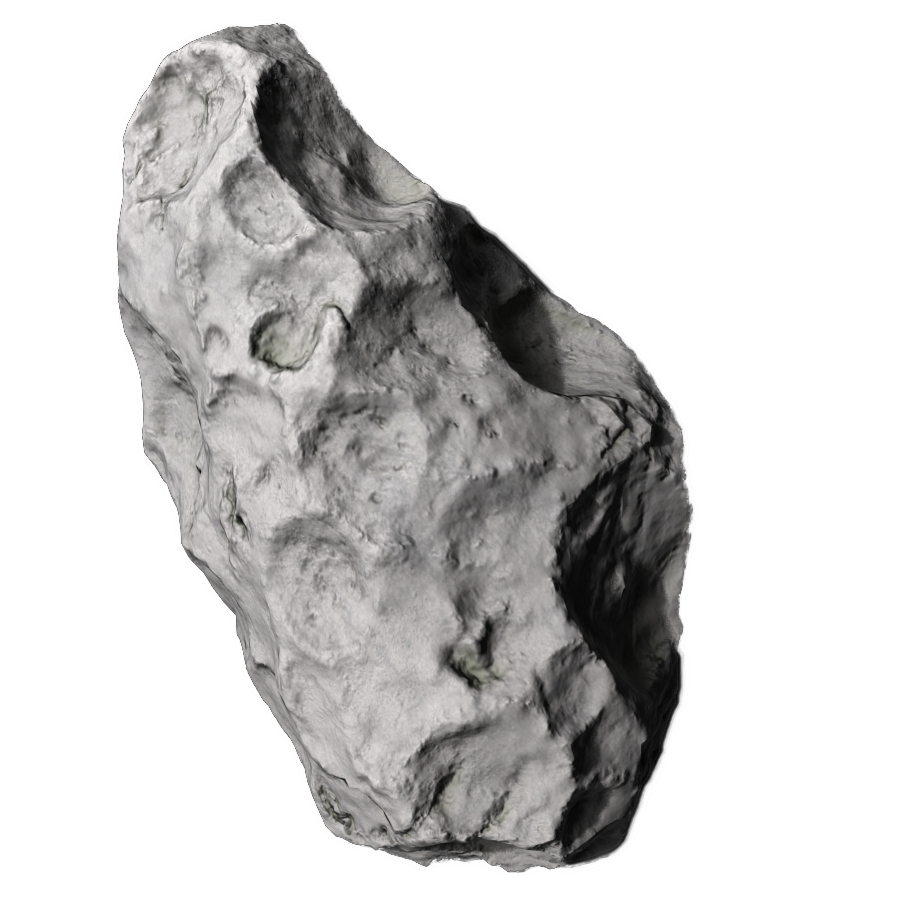
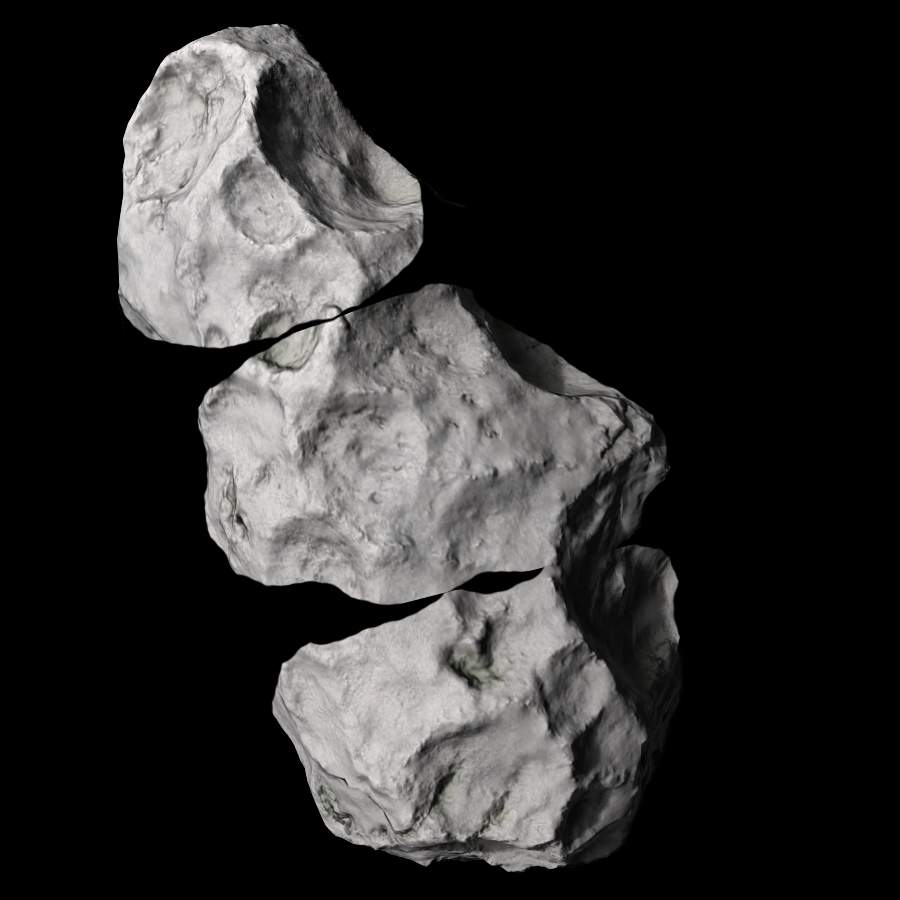
Before/after of a 900 x 900 layered artwork. What changed in the layer stack:
added layer "Layer 1" above "Layer 2" over box(111, 18, 425, 349)
added layer "Layer 2" above "Layer 3" over box(111, 18, 672, 606)
added layer "Layer 3" above "Background copy" over box(271, 543, 690, 878)
hid "Background copy" over box(111, 18, 698, 878)
added layer "Layer 4" over box(0, 0, 900, 900)
